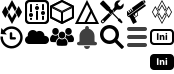
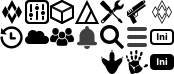
Revision of a layered (174, 74) image; what changed, layer by layer:
added group "IconTames" with 1 layers above "IconPlayers" over [101, 50, 123, 74]
added layer "Shelf Vectors" (1st of 5, in "IconTames") in group "IconTames" over [101, 50, 123, 74]
added group "IconPlayers" with 1 layers above "IconGameIni" over [126, 50, 148, 74]
added layer "Shelf Vectors" (2nd of 5, in "IconPlayers") in group "IconPlayers" over [126, 50, 148, 74]
